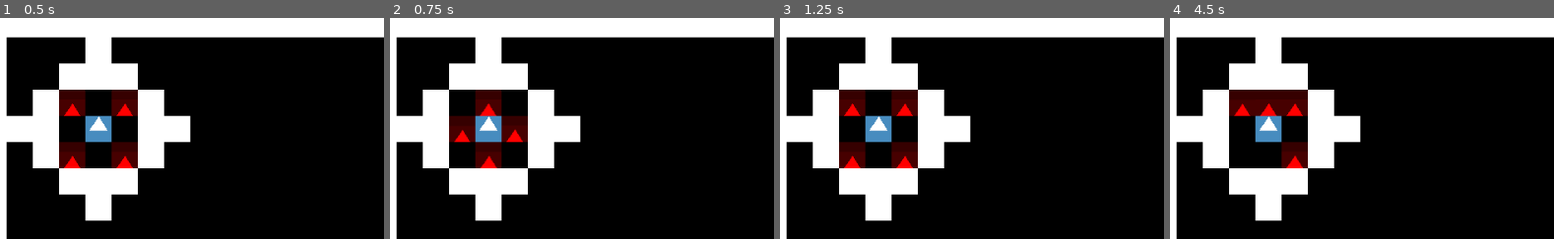
Above: before the commit, frames 1-4 (left to right).
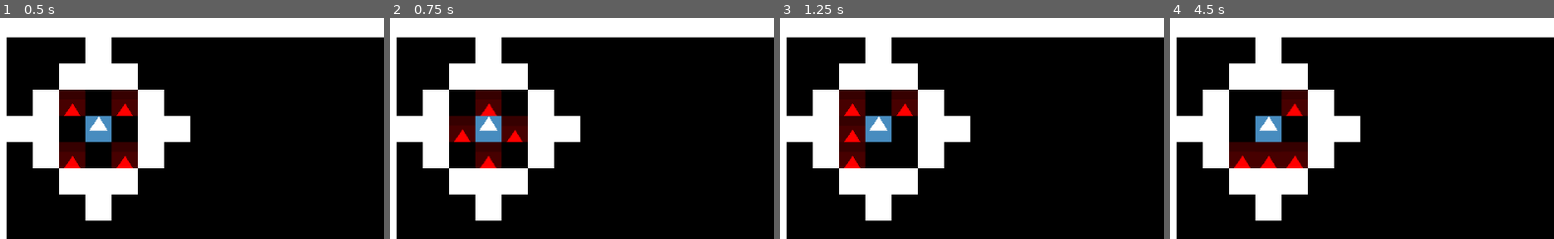
Above: after the commit, the same moments.

Repository: deengames-prototypes/roguelike-base
Game: Godot game, scene res://contexts/core/scenes/CoreGameScene.tscn
Same seed, same stepped clock (60 frames per second), same inputs: the game is played once before the commit and once after it. The engine's default icon, where the game draws it, is replaced by a stand-in: a white triangle on a blue panel in a dark square.
Inputs:
- Up to frame 1 (0.5 s): no input
- Up to frame 2 (0.75 s): tap Enter (ui_accept) at 0.5 s
- Up to frame 3 (1.25 s): tap Enter (ui_accept) at 0.77 s
- Up to frame 4 (4.5 s): tap Enter (ui_accept) at 1.25, 1.52, 2, 2.75, 3.02, 3.5, 3.77, 4.25 s
The pictures show only the part of the screen within x 0-50%, y 2-52%; the shares and areas given below are measured in that part.

Frame 1 is identical in both runs. In frame 2, 0.2% of the frame differs, in the area x 16-35%, y 38-68%; in frame 3, 1.7%; in frame 4, 3.3%, in the area x 15-35%, y 32-68%.

Commit message:
Refactor: movement (strategy pattern) classes for monsters

Diff:
--- a/source/contexts/core/scenes/entities/Monster.gd
+++ b/source/contexts/core/scenes/entities/Monster.gd
@@ -1,18 +1,15 @@
 class_name Monster
 extends BaseEntity
+
+var MOVEMENT_STRATEGIES = {
+	"random": RandomMover
+}
+
+var mover = MOVEMENT_STRATEGIES["random"].new(self)
 
 func _ready() -> void:
 	CoreEventBus.player_moving.connect(try_to_move)
 	super._ready()
 
 func try_to_move():
-	# TODO: AI
-	var directions = [Vector2i.UP, Vector2i.DOWN, Vector2i.RIGHT, Vector2i.LEFT]
-	directions.shuffle()
-
-	for direction in directions:
-		if not can_move(direction):
-			continue
-
-		if await self.move(direction):
-			break
+	mover.try_to_move()
--- /dev/null
+++ b/source/contexts/core/scripts/monster_movement/RandomMover.gd
@@ -0,0 +1,18 @@
+class_name RandomMover
+extends Node
+
+var _target:Monster
+
+func _init(target) -> void:
+	_target = target
+
+func try_to_move():
+	var directions = [Vector2i.UP, Vector2i.DOWN, Vector2i.RIGHT, Vector2i.LEFT]
+	directions.shuffle()
+
+	for direction in directions:
+		if not _target.can_move(direction):
+			continue
+
+		if await _target.move(direction):
+			break
